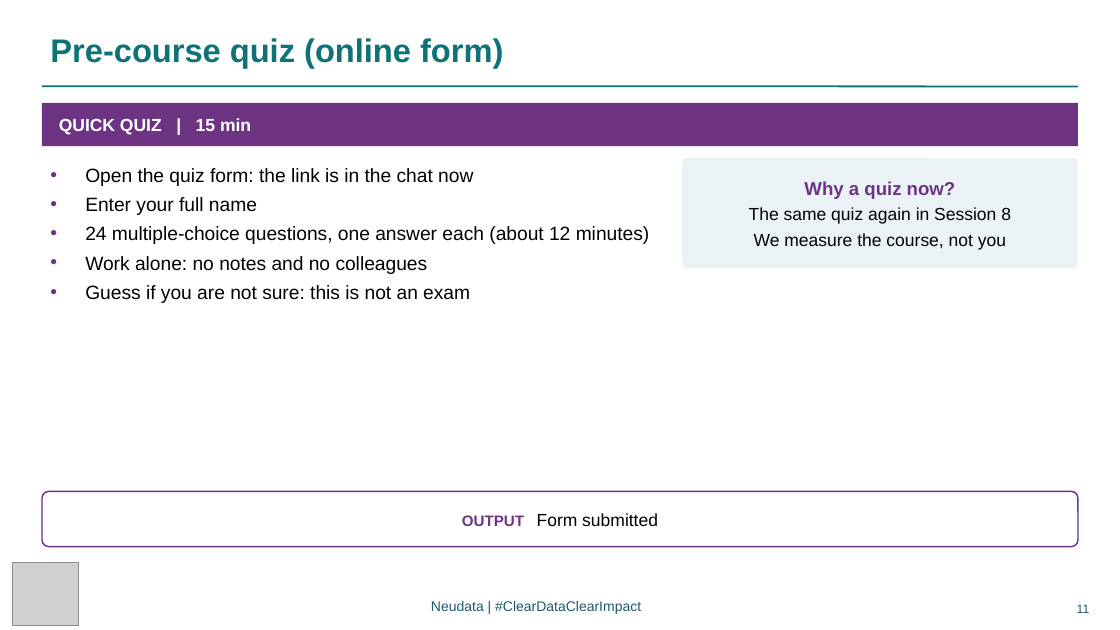
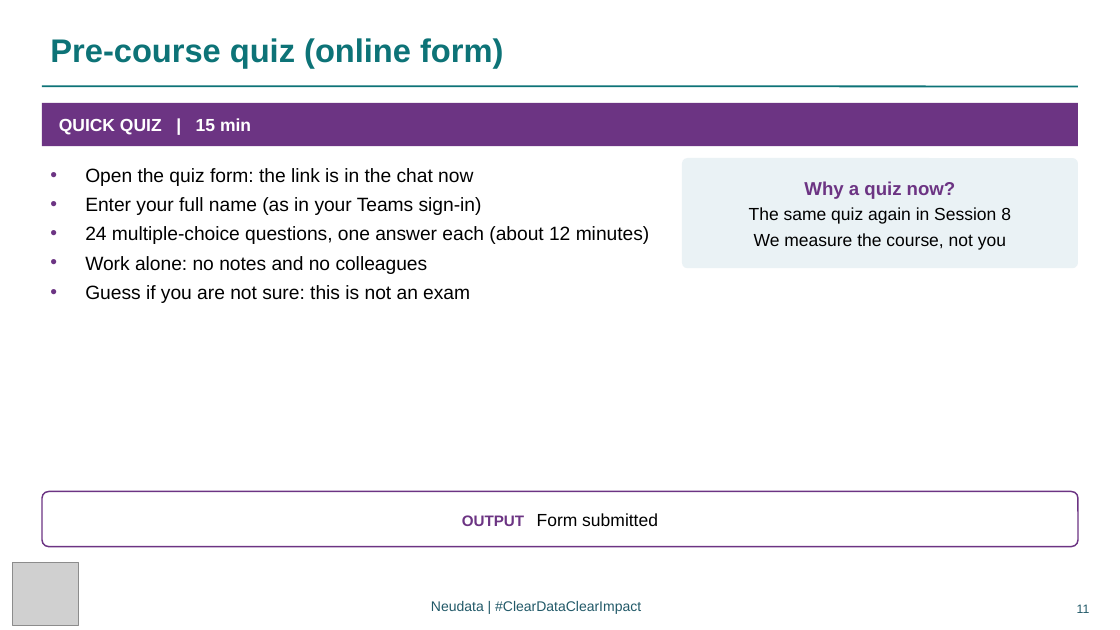
Before and after one commit to neu-data/FoundationsofClinicalResearch, a slide deck: slide 11 of en/files/slides/Session_1_EN.pptx. Drawn at 1120x630 pixels with LibreOffice and Linux fonts; fonts in the diff are those of the drawing; grey boxes stand for pictures. Boxes give left, top, right and bottom in pixels: in the first picture for what was removed or moved away, otherwise in the second. Text is boxed around its words. In the diff, an @@ line names an element or a change of style, - is before the commit and + after.

```diff
--- a/en/files/slides/Session_1_EN.pptx
+++ b/en/files/slides/Session_1_EN.pptx
@@ text at <box>85,197,482,215</box>: text changed @@
-• Enter your full name
+• Enter your full name (as in your Teams sign-in)
```
Also in this commit, not shown: 3 other slides changed, 36 other files.
